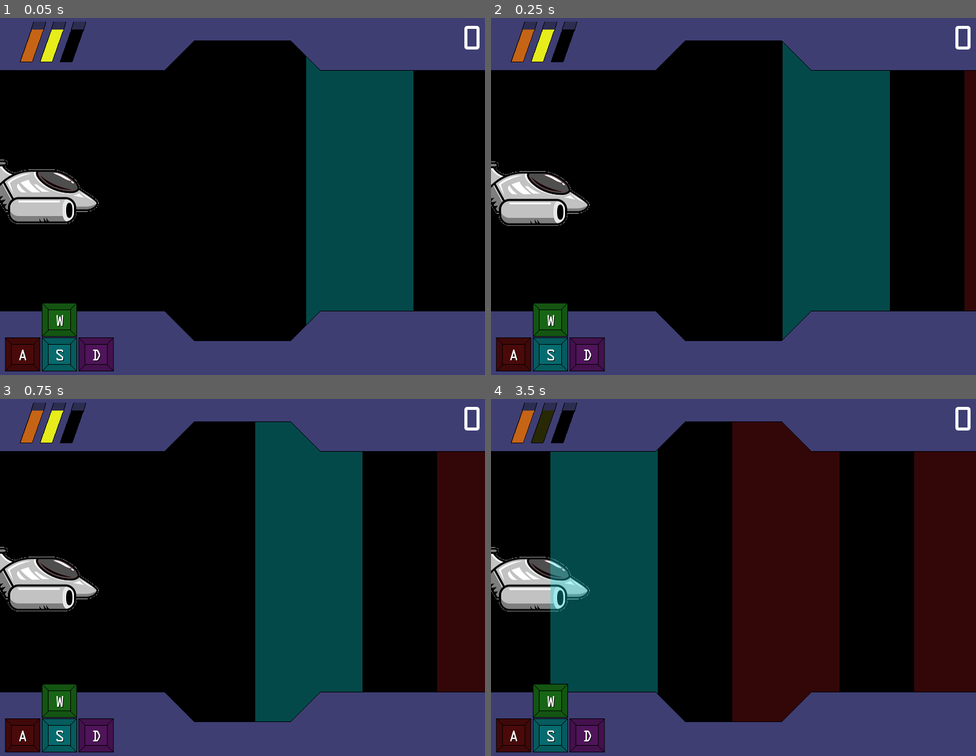
Above: before the commit, frames 1-4 (two rows, left to right).
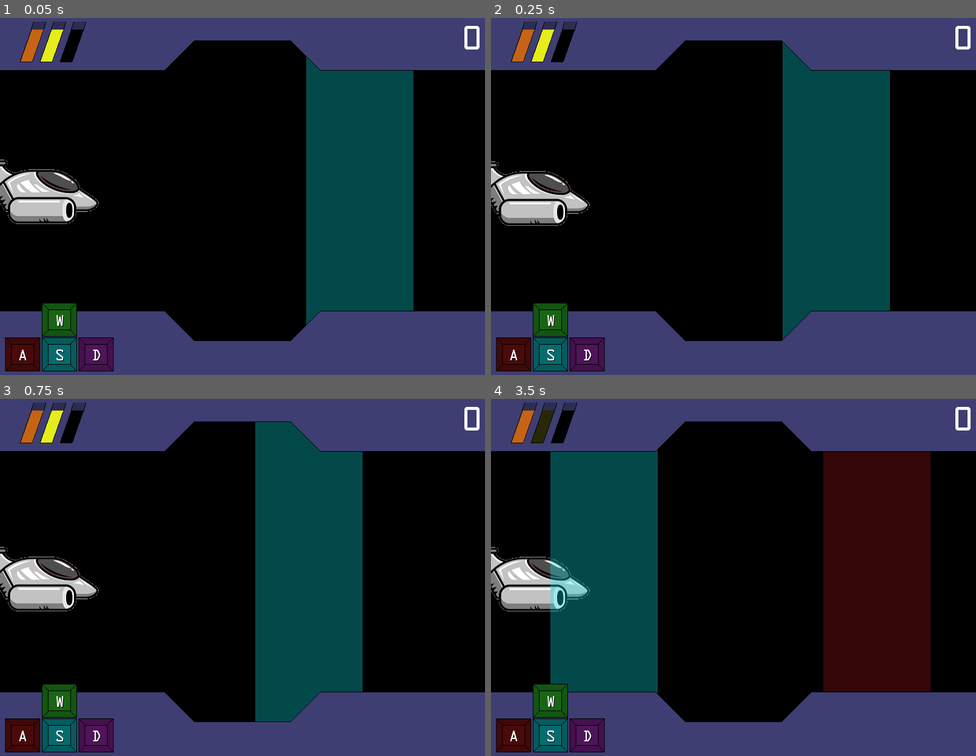
Above: after the commit, the same moments.

Repository: Sasurai/ColorShifter
Game: Godot game, scene res://scenes/MainScene.tscn
Two runs of this game, one before a commit and one after it. Both use one fixed random seed, a clock stepped at 60 frames per second and the inputs below.
Inputs:
- Up to frame 1 (0.05 s): no input
- Up to frame 2 (0.25 s): no input
- Up to frame 3 (0.75 s): no input
- Up to frame 4 (3.5 s): no input

Frame 1 is identical in both runs. In frame 2, 1.6% of the frame differs, in the area x 97-100%, y 14-83%; in frame 3, 6.6%; in frame 4, 31%, in the area x 49-100%, y 6-91%.

Commit message:
Improve difficulty scaling / make colour area separation variable + some cleanup

Diff:
--- a/components/ColorArea.gd
+++ b/components/ColorArea.gd
@@ -1,8 +1,5 @@
 extends Area2D
 
-# class member variables go here, for example:
-# var a = 2
-# var b = "textvar"
 export(float) var speed = 10.0
 
 var _mainScene
@@ -13,20 +10,12 @@
 	color = randi() % _mainScene.kColors.size()
 	get_node("Sprite").modulate = _mainScene.kColors[color]
 
-
-func _process(delta):
-	# Called every frame. Delta is time since last frame.
-	# Update game logic here.
-	pass
-
 func _physics_process(delta):
 	position.x -= speed
 	if position.x < -40:
-		position.x = 3000
+		position.x = _mainScene.getColorAreaResetPosition()
 		color = randi() % _mainScene.kColors.size()
 		get_node("Sprite").modulate = _mainScene.kColors[color]
-
-# TODO : Connect area_entered or body_entered depending if player is area or physicsbody (prob area on first iter)
 
 func _on_ColorArea_body_entered(body):
 	if body._color == color:
--- a/components/PersistentData.gd
+++ b/components/PersistentData.gd
@@ -2,16 +2,15 @@
 
 # Player config
 var kMaxLives = 3
+var kMaxIncoming = 3
 
 var _additionalLives = 2 setget setAdditionalLives, getAdditionalLives
-var _additionalIncoming = 0
+var _additionalIncoming = 0 setget setAdditionalIncoming, getAdditionalIncoming
 var _maxScore = 0 setget setMaxScore, getMaxScore
 var _accumulatedPoints = 0 setget updateAccumulatedPoints, getAccumulatedPoints
 var _spentPoints = 0 setget spendPoints, getSpentPoints
 
 func _ready():
-	# Called every time the node is added to the scene.
-	# Initialization here
 	# Ideally here we should read from Kong
 	pass
 
@@ -20,6 +19,12 @@
 
 func getAdditionalLives():
 	return _additionalLives
+
+func setAdditionalIncoming(incoming):
+	_additionalIncoming = max(0, min(incoming, kMaxIncoming))
+
+func getAdditionalIncoming():
+	return _additionalIncoming
 
 func setMaxScore(score):
 	if score > _maxScore:
@@ -38,6 +43,8 @@
 func spendPoints(points):
 	_spentPoints += points
 	# Write to disk / kong on upgrade bought
+	#	Probably better to have a "endTransaction" to write to be able to do spending in several steps,
+	#		or combine spending + setting (v.g. buyAdditionalLife that increases + spends & writes)
 
 func getSpentPoints():
 	return _spentPoints
--- a/scenes/MainScene.gd
+++ b/scenes/MainScene.gd
@@ -9,14 +9,18 @@
 export(float) var kBackoffSpeed = -5.0
 
 export(float) var kBaseSpeed = 2.0
-export(int) var kBaseScore = 100
+export(int) var kBaseSeparation = 450
+
+export(int) var kBaseScore = 50
+
 	# Amount of scored areas to increase multiplier (speed & score)
-export(int) var kMultiplierInterval = 1
+export(int) var kMultiplierInterval = 2
 export(int) var kMaxMultiplier = 10
 	# Increase in speed per multiplier (speed is kBaseSpeed + kSpeedIncrease * _multiplier
 export(float) var kSpeedIncrease = 1.0
+export(int) var kSeparationDecrease = 50
 	# Increase in score per multiplier (score is kBaseScore + kScoreIncrease * _multiplier
-export(int) var kScoreIncrease = 10
+export(int) var kScoreIncrease = 20
 
 # Game state
 var _multiplier = 1
@@ -80,7 +84,7 @@
 	_score = 0
 	get_node("Sprite/ScoreLabel").text = String(_score)
 	for i in range(kNumAreas):
-		_colorAreas[i].position = Vector2(kAreasStartPos + i * 300, 500)
+		_colorAreas[i].position = Vector2(kAreasStartPos + i * kBaseSeparation, 500)
 		_colorAreas[i].speed = kBaseSpeed
 
 func _process(delta):
@@ -102,3 +106,6 @@
 		_backoffTime = 0
 		for i in range(kNumAreas):
 			_colorAreas[i].speed = kBaseSpeed + kSpeedIncrease * _multiplier
+
+func getColorAreaResetPosition():
+	return (kNumAreas * kBaseSeparation) - (kSeparationDecrease * _multiplier)
--- a/scenes/MainScene.tscn
+++ b/scenes/MainScene.tscn
@@ -18,17 +18,22 @@
 [node name="MainScene" type="Node2D" index="0"]
 
 script = ExtResource( 1 )
+__meta__ = {
+"_edit_horizontal_guides_": [  ]
+}
 kColors = [ Color( 0.640625, 0.0900879, 0.0900879, 0.313726 ), Color( 0.205717, 0.859375, 0.184631, 0.313726 ), Color( 0.0547028, 0.912995, 0.933594, 0.313726 ), Color( 0.684641, 0.175232, 0.773438, 0.313726 ) ]
 kNumAreas = 10
 kAreasStartPos = 600
 kBackoffTime = 2.0
 kBackoffSpeed = -5.0
 kBaseSpeed = 2.0
-kBaseScore = 100
-kMultiplierInterval = 1
+kBaseSeparation = 450
+kBaseScore = 50
+kMultiplierInterval = 2
 kMaxMultiplier = 10
 kSpeedIncrease = 1.0
-kScoreIncrease = 10
+kSeparationDecrease = 50
+kScoreIncrease = 20
 
 [node name="Player" parent="." index="0" instance=ExtResource( 2 )]
 
